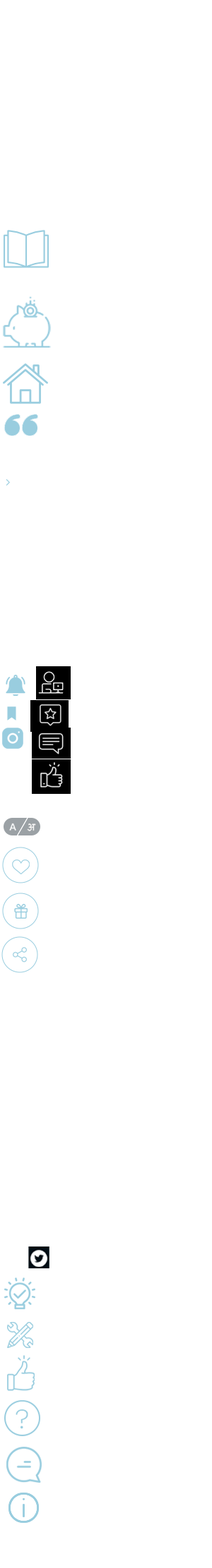
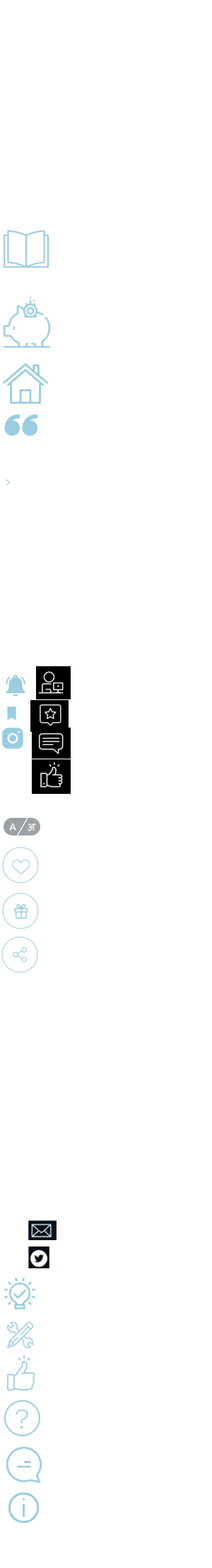
Comparing the layer stacks of the two w=212, h=1568 images. Changes:
added layer "Layer 8" in group "Artboard 1" over (x1=28, y1=1220, x2=57, y2=1241)
